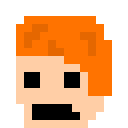
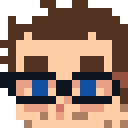
Layers edited between the first and the second 128 × 128 image:
added layer "Layer 4" above "Layer 3" over [0, 0, 128, 128]
hid "Layer 3" over [16, 16, 112, 128]
